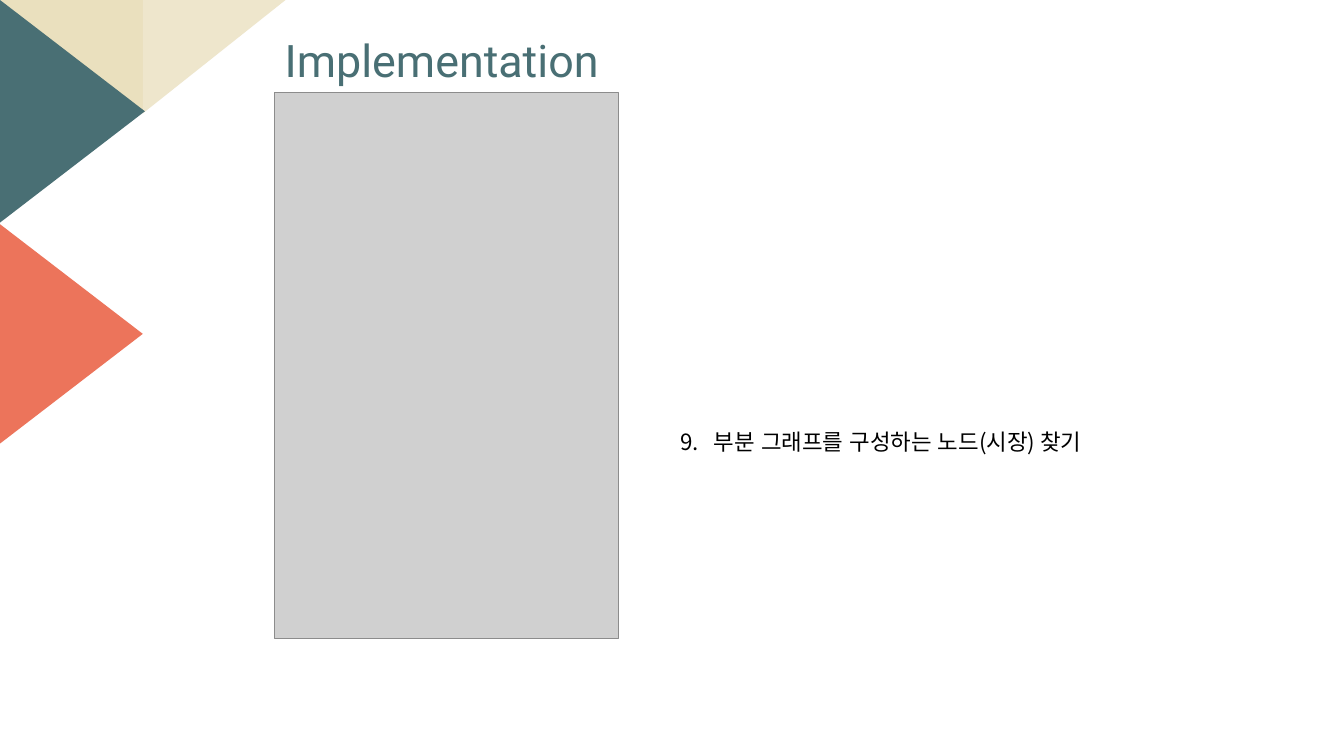
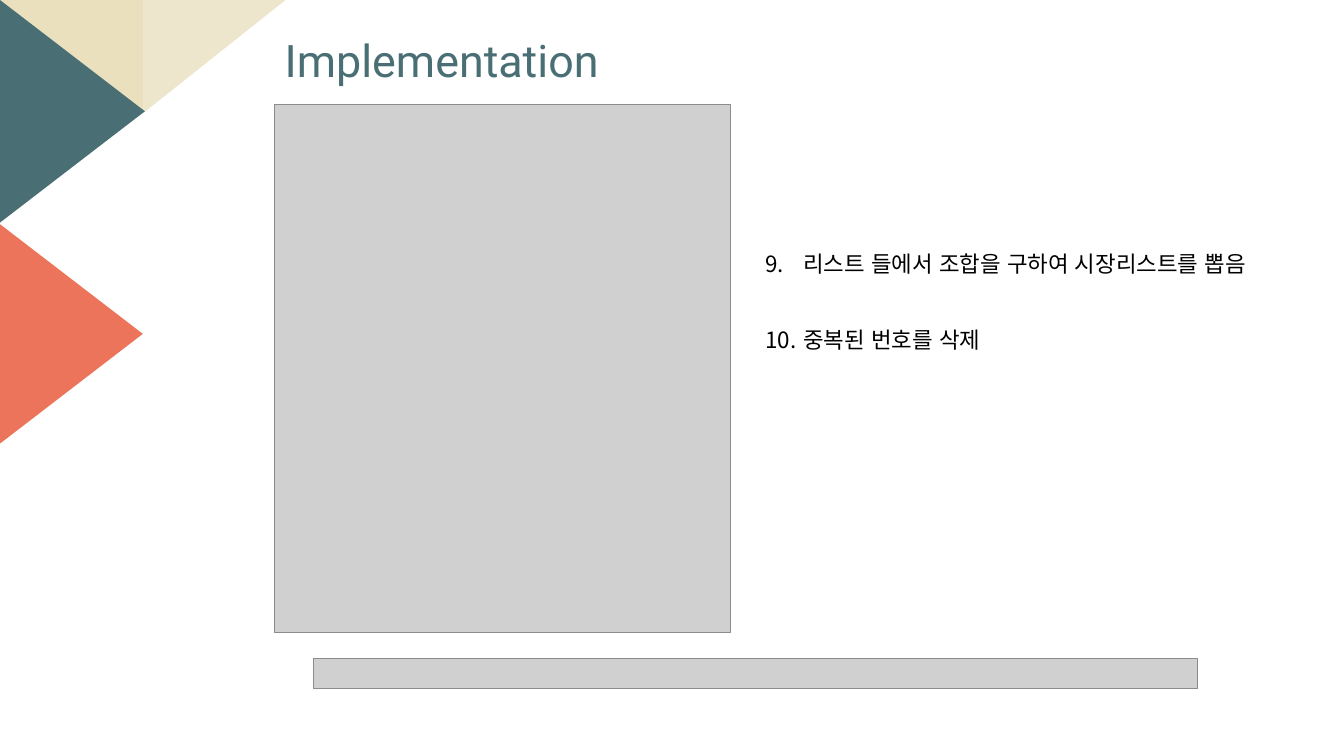
Before and after one commit to sharhp21/Data_structure_, a slide deck: slide 13 of personal/발표자료/자료구조설계_6주차.pptm. Drawn at 1344x756 pixels with LibreOffice and Linux fonts; fonts in the diff are those of the drawing; grey boxes stand for pictures. Boxes give left, top, right and bottom in pixels: in the first picture for what was removed or moved away, otherwise in the second. Text is boxed around its words. In the diff, an @@ line names an element or a change of style, - is before the commit and + after.

```diff
--- a/personal/발표자료/자료구조설계_6주차.pptm
+++ b/personal/발표자료/자료구조설계_6주차.pptm
@@ picture: place and size @@
-picture at [275,93,619,639]
+picture at [275,104,731,632]
@@ text at [803,253,1245,350]: text changed @@
-9. 부분 그래프를 구성하는 노드(시장) 찾기
+9. 리스트 들에서 조합을 구하여 시장리스트를 뽑음
+10. 중복된 번호를 삭제
@@ picture added at [314,658,1198,689] @@
```
Also in this commit, not shown: 5 other slides changed, 3 other files.
